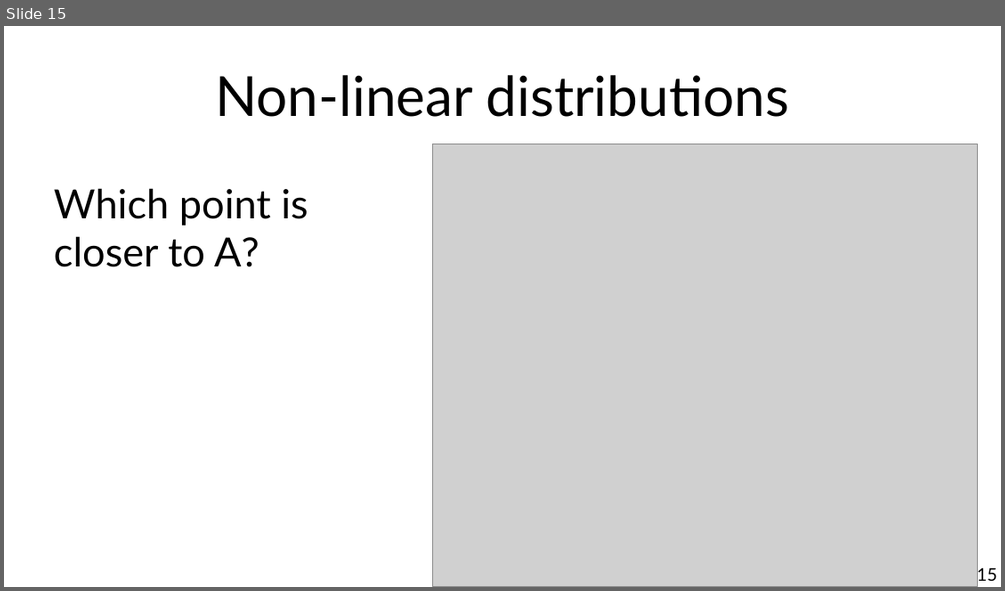
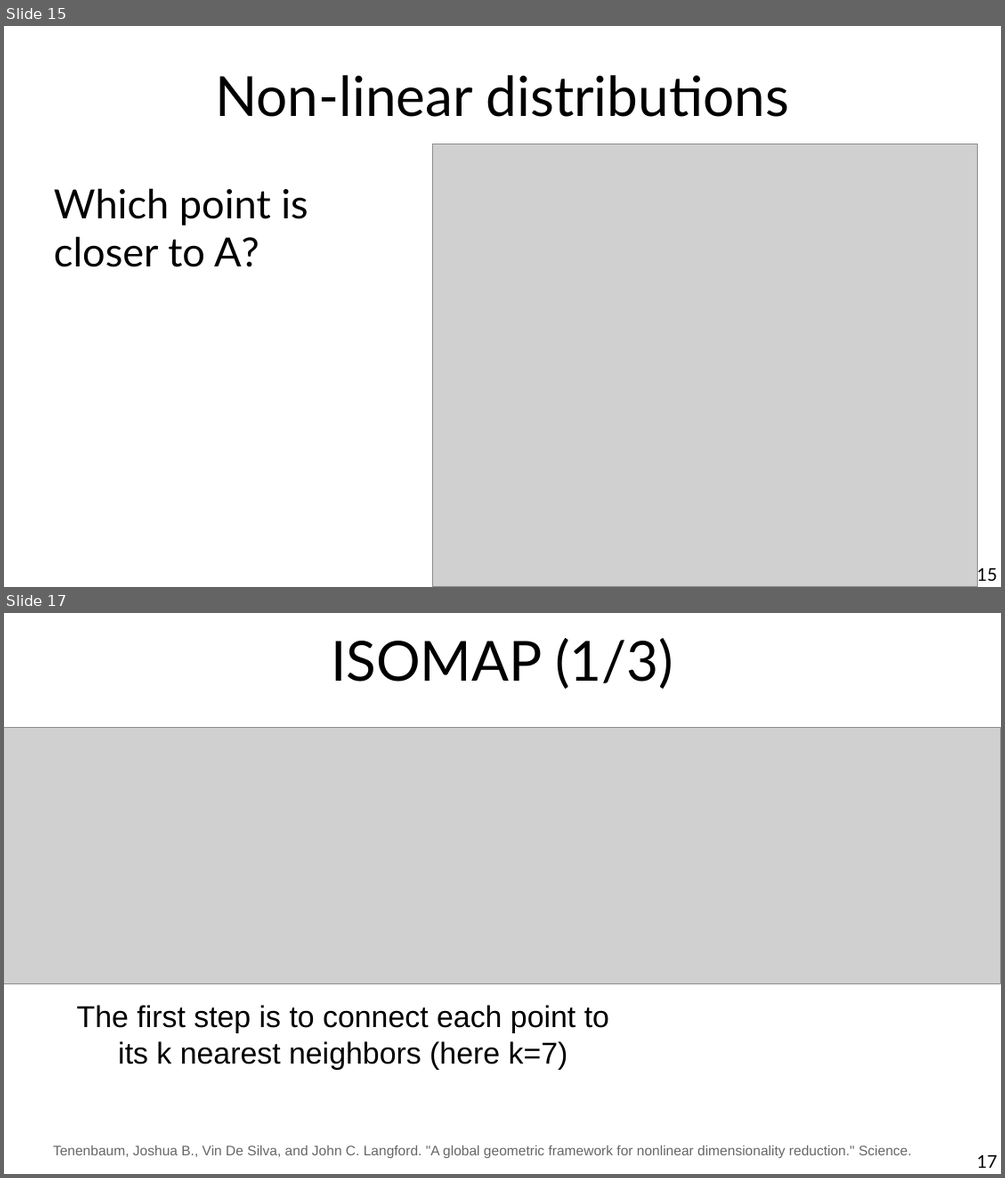
Before and after one commit to chatox/data-mining-course, a slide deck: theory/tt03_similarity.odp. Shown one above the other, each under a label of ours: slide 15 before the commit, slides 15 and 17 after it; the slides between them are not shown. The pictures are 1005x591 and 1005x1178 pixels, drawn with LibreOffice and Linux fonts; fonts in the diff are those of the drawing; grey boxes stand for pictures. Boxes give left, top, right and bottom in pixels: in the first picture for what was removed or moved away, otherwise in the second. Text is boxed around its words. In the diff, an @@ line names an element or a change of style, - is before the commit and + after.

```diff
--- a/theory/tt03_similarity.odp
+++ b/theory/tt03_similarity.odp
@@ slide 17 added at bbox=[4, 613, 1001, 1174], background #FFFFFF @@
@@ title added at bbox=[331, 638, 673, 689], 44 pt, text #000000 @@
+ISOMAP (1/3)
@@ picture added at bbox=[4, 728, 1000, 984] @@
@@ text added at bbox=[77, 1005, 609, 1069], 24 pt, text #000000 @@
+The first step is to connect each point to its k nearest neighbors (here k=7)
@@ text added at bbox=[53, 1145, 912, 1158], 11 pt, text #666666 @@
+Tenenbaum, Joshua B., Vin De Silva, and John C. Langford. "A global geometric framework for nonlinear dimensionality reduction." Science.
@@ page number added at bbox=[977, 1154, 997, 1167], 14 pt, text #000000 @@
+17
```
Also in this commit, not shown: 1 slide changed, 15 other slides added, 1 slide removed.
